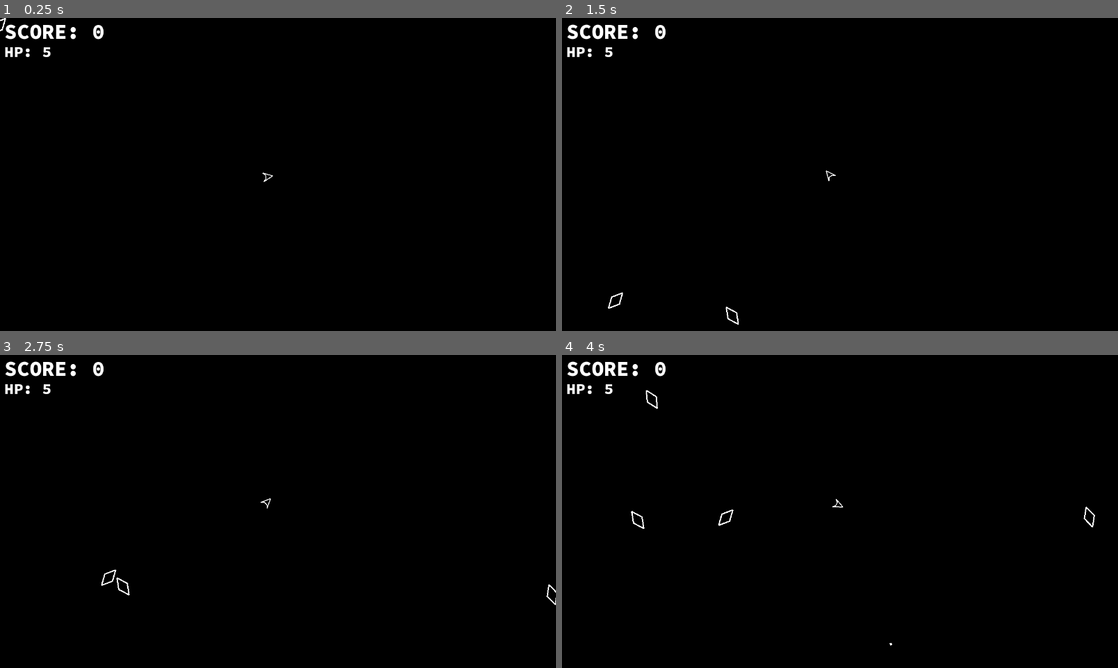
Above: before the commit, frames 1-4 (two rows, left to right).
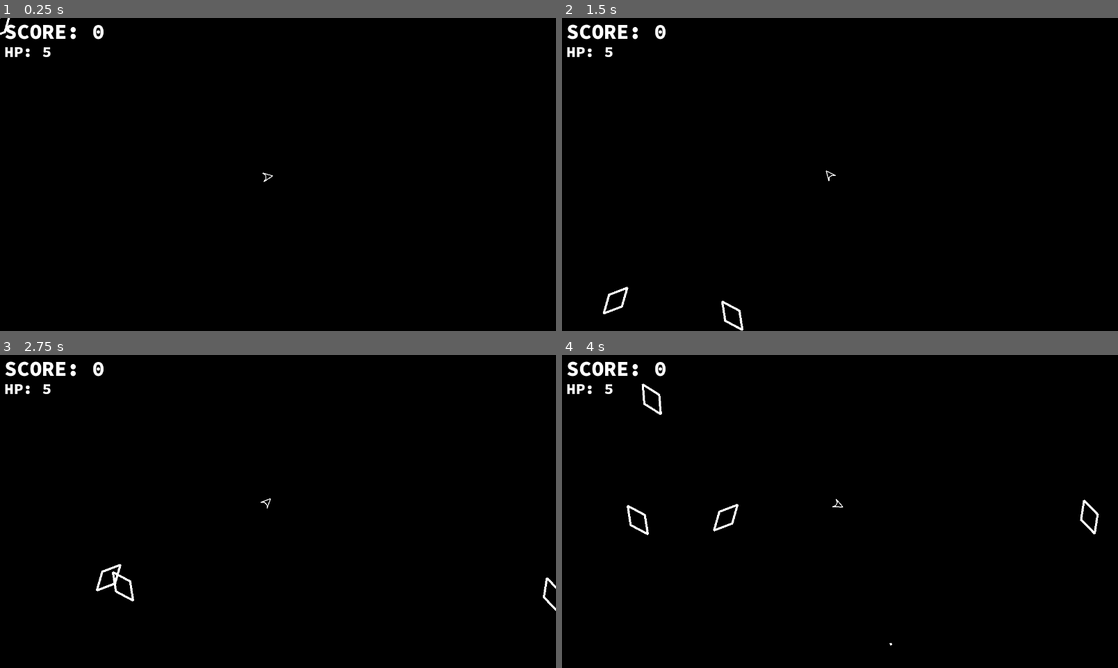
Above: after the commit, the same moments.

Repository: SYnster000/Asteroid-Matrix
Game: Godot game, scene res://Scenes/Main_game.tscn
Two runs of this game, one before a commit and one after it. Both use one fixed random seed, a clock stepped at 60 frames per second and the inputs below.
Inputs (mouse positions are in pixels of both pictures, inside the frame that each line leads up to):
- Up to frame 1 (0.25 s): no input
- Up to frame 2 (1.5 s): move the mouse to (962, 158) at 0.52 s; right-click (962, 158) at 0.6 s; move the mouse to (728, 190) at 1.27 s; click (728, 190) at 1.35 s
- Up to frame 3 (2.75 s): move the mouse to (333, 442) at 2.02 s; right-click (333, 442) at 2.1 s
- Up to frame 4 (4 s): move the mouse to (812, 574) at 2.77 s; click (812, 574) at 2.85 s; move the mouse to (1006, 558) at 3.52 s; right-click (1006, 558) at 3.6 s

The runs differ from the first frame. In frame 1, less than 0.1% of the frame differs, in the area x 0-2%, y 0-6%; in frame 2, 0.3%; in frame 3, 0.4%; in frame 4, 0.6%, in the area x 11-97%, y 9-58%.

Commit message:
min_ajusts

Diff:
--- a/Scenes/Main_game.tscn
+++ b/Scenes/Main_game.tscn
@@ -6,8 +6,6 @@
 [ext_resource type="Script" uid="uid://ckfuoijmsrgtb" path="res://Scripts/hitbox.gd" id="4_trbel"]
 [ext_resource type="Script" uid="uid://dqxwwwcq5cos8" path="res://Scripts/asteroid_spawner.gd" id="5_vj6g5"]
 [ext_resource type="PackedScene" uid="uid://jcv4dmycc3d4" path="res://Scenes/asteroid.tscn" id="6_rupfi"]
-
-[sub_resource type="AudioStreamGenerator" id="AudioStreamGenerator_7s6yn"]
 
 [node name="Main_game" type="Node2D" unique_id=1321049088]
 
@@ -53,8 +51,3 @@
 [node name="AsteroidSpawner" type="Node2D" parent="." unique_id=2108188524]
 script = ExtResource("5_vj6g5")
 asteroid_scene = ExtResource("6_rupfi")
-max_on_screen = 100
-spawn_interval = 1.0
-
-[node name="AudioStreamPlayer" type="AudioStreamPlayer" parent="." unique_id=66261835]
-stream = SubResource("AudioStreamGenerator_7s6yn")
--- a/Scenes/asteroid.tscn
+++ b/Scenes/asteroid.tscn
@@ -8,7 +8,7 @@
 script = ExtResource("1_u87q6")
 
 [node name="Line2D" type="Line2D" parent="." unique_id=1417178105]
-scale = Vector2(0.3, 0.3)
+scale = Vector2(0.5, 0.5)
 points = PackedVector2Array(0, -80, 40, 0, 0, 80, -40, 0)
 closed = true
 antialiased = true
@@ -16,5 +16,5 @@
 [node name="CollisionPolygon2D" type="CollisionPolygon2D" parent="." unique_id=734394451]
 light_mask = 7
 visibility_layer = 7
-scale = Vector2(0.315, 0.315)
+scale = Vector2(0.5, 0.5)
 polygon = PackedVector2Array(0, -80, 40, 0, 0, 76.36363, -40, 0)
--- a/Scenes/bullet.tscn
+++ b/Scenes/bullet.tscn
@@ -1,8 +1,6 @@
 [gd_scene format=3 uid="uid://3stbmev5qth1"]
 
 [ext_resource type="Script" uid="uid://d0u2ynnurcwv" path="res://Scripts/bullet.gd" id="1_v7oki"]
-
-[sub_resource type="AudioStreamGenerator" id="AudioStreamGenerator_xjght"]
 
 [sub_resource type="SegmentShape2D" id="SegmentShape2D_v8qja"]
 b = Vector2(1.753659e-07, 5)
@@ -14,10 +12,6 @@
 visibility_layer = 2
 script = ExtResource("1_v7oki")
 
-[node name="LaserPlayer" type="AudioStreamPlayer" parent="Bullet" unique_id=1010230762]
-stream = SubResource("AudioStreamGenerator_xjght")
-volume_db = 13.684
-
 [node name="Line2D" type="Line2D" parent="Bullet" unique_id=342262081]
 points = PackedVector2Array(0, 0, 5, 0)
 width = 5.0
--- a/Scripts/asteroid_spawner.gd
+++ b/Scripts/asteroid_spawner.gd
@@ -1,9 +1,9 @@
 extends Node2D
 
 @export var asteroid_scene: PackedScene
-@export var max_on_screen: int = 5
+@export var max_on_screen: int = 500
 @export var spawn_limit: int = -1   # -1 para infinito
-@export var spawn_interval: float = 1.5
+@export var spawn_interval: float = 1
 
 var spawned_total := 0
 var rng := RandomNumberGenerator.new()
--- a/Scripts/game_state.gd
+++ b/Scripts/game_state.gd
@@ -11,6 +11,7 @@
 func reset():
 	GameState.score = 0
 	GameState.hp = 5
+	await get_tree().process_frame
 	get_tree().reload_current_scene()
 
 # Called every frame. 'delta' is the elapsed time since the previous frame.
--- a/Scripts/ui_died.gd
+++ b/Scripts/ui_died.gd
@@ -12,7 +12,7 @@
 
 
 # Called every frame. 'delta' is the elapsed time since the previous frame.
-func _process(delta: float) -> void:
+func _process(_delta: float) -> void:
 	pass
 
 func _died():
